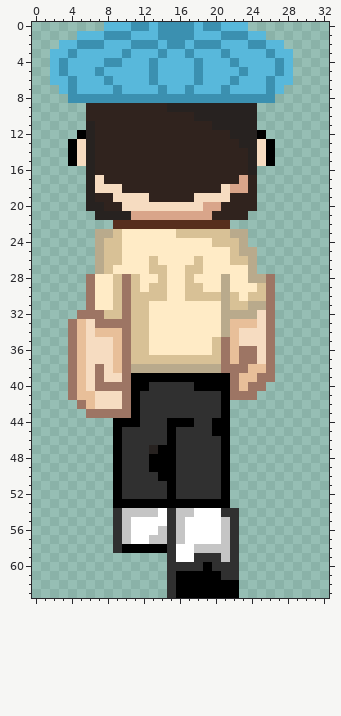
Two states of a pixel-art sprite, src/resources/characters/npc/Huf/Huf_up2.png. The first picture shows the starting point.
The file is 33x64 pixels. The old version is drawn lined up with the new one.
After the commit:
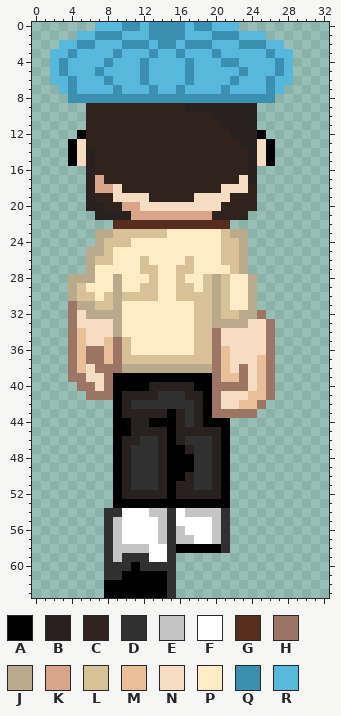
Palette (. is transparent): A #000000  B #272220  C #30231e  D #303030  E #c5c5c5  F #ffffff  G #572e1d  H #9d7564  J #b9aa8c  K #d9a58a  L #d8c196  M #e8bf99  N #f6dcc1  P #ffebc6  Q #3b90b0  R #58b8db
Diff:
whole drawing moved by -2,+0 (the old picture is shown already moved)
@@ x 4..25 @@
- 0 ....RRRQQRQQQQRQQRRR..
- 1 .RRRQQQRRRQQQQRRRQQQRR
- 2 RQQQRRRQQQRQQRQQQRRRQQ
- 3 QRRRRRQRRRQRRQRRRQRRRR
- 4 RRRRQQRRRQRRRRQRRRQRRR
- 5 RRRQRRRRRQRRRRQRRRRQRR
- 6 QRRRQRRRRQRRRRQRRRQRRR
- 7 QRRRRQRRRRQRRQRRRQRRRR
+ 0 ...RRRQQRQQQQRQQRRR...
+ 1 .RRQQQRRRQQQQRRRQQQRRR
+ 2 RQQRRRQQQRQQRQQQRRRQQQ
+ 3 QRRRRQRRRQRRQRRRQRRRRR
+ 4 RRRRQRRRQRRRRQRRRQQRRR
+ 5 RRRQRRRRQRRRRQRRRRRQRR
+ 6 QRRRQRRRQRRRRQRRRRQRRR
+ 7 QRRRRQRRRQRRQRRRRQRRRR
  8 QQQQQQQQQQQQQQQQQQQQQQ
- 9 ..CCCCCCCCCBBBBBBBBBB.
-10 ..CCCCCCCCCCCCBBBBBBB.
-11 ..BCCCCCCCCCCCCCBBBBB.
-12 .ABCCCCCCCCCCCCCCCBBBA
-13 ANBCCCCCCCCCCCCCCCCBBN
+ 9 ..CCCCCCCCCCCBBBBBBBB.
+10 ..CCCCCCCCCCCCCCBBBBB.
+11 ..CCCCCCCCCCCCCCCBBBB.
+12 .ACCCCCCCCCCCCCCCCBBBA
+13 ANCCCCCCCCCCCCCCCCCBBN
 14 ANBCCCCCCCCCCCCCCCCCBN
@@ x 0..32 @@
 16 ......BCCCCCCCCCCCCCCCCCB........
-17 ......BNCCCCCCCCCCCCCCCKC........
-18 ......BNNNCCCCCCCCCCCNKKC........
+17 ......BKCCCCCCCCCCCCCCCNB........
+18 ......BKKNCCCCCCCCCCCNNNC........
 19 ......BCCNNNNCCCCCNNNNCCC........
-20 ......BBCCNNNNNNNNNKKCCCC........
+20 ......BBCCKKNNNNNNNNNCCCC........
 21 .......BBBBKKKKKKKKKCCCC.........
 22 .........GGGGGGGGGGGGG...........
-23 .......JJLPPPPPPLLLLLLJJ.........
-24 .......JLLPPPPPPPPPPLLLJ.........
-25 .......JLLPPPPPPPPPPPPLJJ........
-26 .......JLLPPPLPPPPLPPPLLJ........
-27 .......JLPPPPLLPPLLPPPPPJ........
-28 ......HPPLHLPPLPPLPPPJPPJJH......
-29 ......HPPLHLPLLPPLLPPJPPPLH......
-30 ......HPPLHLLLLPPLLLLJLPLLH......
-31 ......HPPLHLLPPPPPPPPJLLJJH......
-32 .....HHHLLHLLPPPPPPPPJJJJNH......
-33 ....HMNHHHHLLPPPPPPPPJMMMNH......
-34 ....HMNMMMHLLPPPPPPPPJMNNNH......
-35 ....HMNNNMHLLPPPPPPPLHMNNNH......
-36 ....HMNNNMHLLPPPPPPPLHMHHNH......
-37 ....HMNNNMHLLLLLLLLLLHMHHNH......
-38 ....HMNHNMHJJJJJJJJJJHHHMMH......
-39 ....HMNHNNHAAAAAAAAAAAHMMHH......
-40 ....HMNHHHHAADDDDDAAAAHMHH.......
-41 ....HMMNNNHADDDDDDDDDAHHH........
-42 .....HMNNNHADDDDDDDDDA...........
-43 ......HHHHHADDDDDDDDDA...........
-44 .........AAADDDAAADDAA...........
-45 .........ADDDDDADDDDAA...........
-46 .........ADDDDDADDDDDA...........
-47 .........ADDDBAADDDDDA...........
-48 .........ADDDAAADDDDDA...........
-49 .........ADDDAAADDDDDA...........
-50 .........ADDDDAADDDDDA...........
-51 .........ADDDDDADDDDDA...........
-52 .........ADDDDDADDDDDA...........
+23 .......JJLLLLLLPPPPPPLJJ.........
+24 .......JLLLPPPPPPPPPPLLJ.........
+25 ......JJLPPPPPPPPPPPPLLJ.........
+26 ......JLLPPPLPPPPLPPPLLJ.........
+27 ......JPPPPPLLPPLLPPPPLJ.........
+28 ....JJJPPJPPPLPPLPPLJLPPJ........
+29 ....JLPPPJPPLLPPLLPLJLPPJ........
+30 ....JLLPLJLLLLPPLLLLJLPPJ........
+31 ....HJJLLJPPPPPPPPLLJLPPJ........
+32 ....HNJJJJPPPPPPPPLLJLLJJH.......
+33 ....HNNNNJPPPPPPPPLLJJJJNNH......
+34 ....HMNNNJPPPPPPPPLLHNNNNNH......
+35 ....HMNNMHLPPPPPPPLLHNNNNNH......
+36 ....HMHHMHLPPPPPPPLLHMNNNNH......
+37 ....HMHHMHLLLLLLLLLLHMNNNMH......
+38 ....HMNHHHJJJJJJJJJJHMNHNMH......
+39 ....HHNNHAAAAAAAAAAAHMMHNMH......
+40 .....HHNHAAAABBBBBAAHHHHNMH......
+41 ......HHHABBBBDDDBBAHNNNMMH......
+42 .........ABDDDDDDDBAHNNMMH.......
+43 .........ABBBBBABDBAHHHHH........
+44 .........AABBAAABDBAAA...........
+45 .........AABBBBABBBBBA...........
+46 .........ABBDDBABDDDBA...........
+47 .........ABDDDBAABDDBA...........
+48 .........ABDDDBAAADDBA...........
+49 .........ABDDDBAAADDBA...........
+50 .........ABDDDBAABDDBA...........
+51 .........ABDDDBABBDDBA...........
+52 .........ABBBBBABBBBBA...........
 53 .........AAAAAAAAAAAAA...........
-54 .........DEEEEFDEEFFFDD..........
-55 .........DEFFFFDEFFFFED..........
-56 .........DEFFFEDEFFFFED..........
-57 .........DEFFEEDEFFFFED..........
-58 .........DAAAAADFFEEEED..........
-59 ...............DFFDDDED..........
-60 ...............DDDDADDD..........
-61 ...............DAAAAADD..........
-62 ...............DAAAAAAA..........
-63 ...............DAAAAAAA..........
+54 ........DDFFFEEDFEEEED...........
+55 ........DEFFFFEDFFFFED...........
+56 ........DEFFFFEDEFFFED...........
+57 ........DEFFFFEDEEFFED...........
+58 ........DEEEEFFDAAAAAD...........
+59 ........DEDDDFFD.................
+60 ........DDDADDDD.................
+61 ........DDAAAAAD.................
+62 ........AAAAAAAD.................
+63 ........AAAAAAAD.................
Changed places in both pictures, as pixel boxes (x1, y1, x2, y2):
changed: (68, 22, 275, 598)
